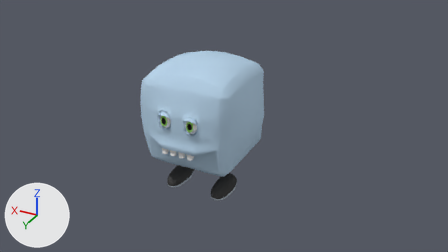
Before and after pictures for a commit that changed the Blender file 3Dmodels/Character/Cube_rigged.blend.
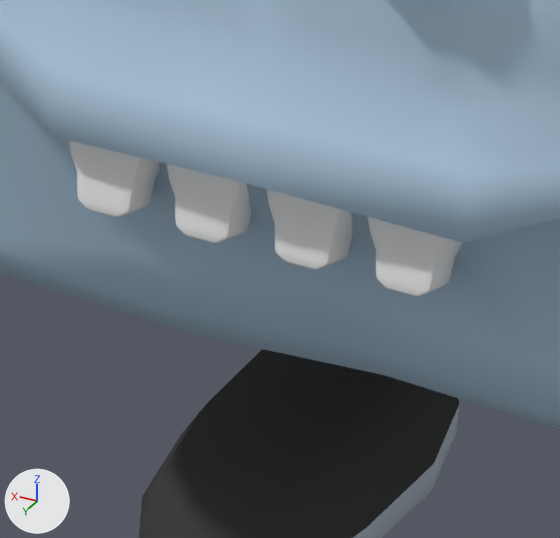
The first picture shows the older version from the file's camera 'Camera'. The close-ups show both versions on the part from 35% to 45% of the width and 54% to 72% of the height of that picture; other places that the commit changed are outside them. Lighting does not change. The marker at lower left points along +X, +Y and +Z.

In view in the first close-up: 'Body', 'Foot', 'Tooth'.
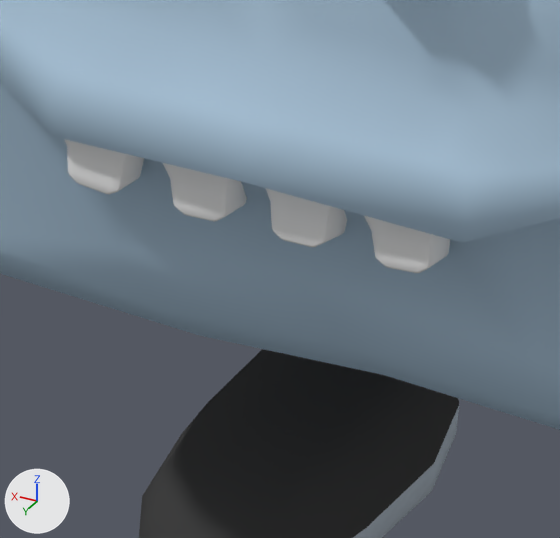
What changed in the scene script:
```text
Change me_body:
    used by ob_body; location = (0.0, 0.0, 1.774)
    verts and faces of me_body; kept vertices keep their numbers, new ones are numbered from 699
    before: 6 (0.0, 1.22, -0.42)
    remove me_body.from_pydata(...)  # 699 vertices, 1245 faces; spans x -1.23..1.34, y -1.28..1.3, z -1.33..1.25
    add me_body.from_pydata(...)  # 1481 vertices, 1978 faces, 2 loose edges; spans x -1.23..1.34, y -1.28..1.3, z -1.33..1.25
    me_body part 1: a new loose piece of 804 vertices spanning x -0.34..0.41, y 1.15..1.25, z -0.5..-0.32, in mat_eyes (white #e7e7e7)
    me_body part 2
    add verts[6] = (0.0, 1.22, -0.4)  # moved
    add me_body.materials.append(mat_eyes)  # white #e7e7e7
Remove ob_tooth:
    ob_tooth = bpy.data.objects.new('Tooth', me_tooth)
    ob_tooth.parent = ob_body
    ob_tooth.matrix_parent_inverse = Matrix(((1.0, 0.0, 0.0, 0.0), (0.0, 1.0, 0.0, 0.0), (0.0, 0.0, 1.0, -2.091), (0.0, 0.0, 0.0, 1.0)))
    ob_tooth.location = (-0.269, 1.195, 1.614)
    ob_tooth.rotation_euler = (0.262, 0.0, 0.0)  # degrees (15, 0, 0)
    ob_tooth.scale = (0.07, 0.0459, 0.0692)
    _m = ob_tooth.modifiers.new('Array', 'ARRAY')
    _m.count = 4
    _m.constant_offset_displace = (2.45, 0.0, 0.0)
    _m.relative_offset_displace = (1.3, 0.0, 0.0)
    _m.offset_object = ob_body
```

What differs and where, as boxes (x1, y1, x2, y2) in the close-ups (560 x 538 px; the box of a moved part takes in the faces that stretch with it):
'Tooth', deleted
    before: (69, 140, 462, 297)
part 1 of me_body, added
    after: (64, 139, 450, 273)
part 2 of me_body, moved or reshaped
    before: (246, 183, 375, 283)
    after: (230, 182, 374, 283)
